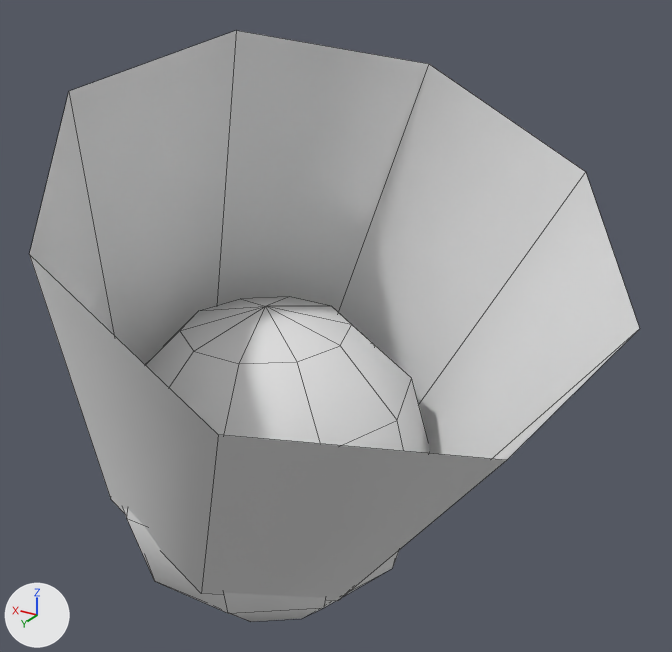
A saved change to the FBX model unity/Assets/Art/Models/Harinezumi_Limb1U.fbx.
Both versions are drawn from a 50 mm lens placed at (-0.249, 0.428, 0.142), pointed at (0.027, -0.033, -0.089). Arrows for +X, +Y and +Z are at lower left; the lights stay in place. The older version comes first. Mesh edges are drawn as thin lines. Where no turn or scale is listed for an object, it has been applied to the vertices.

Names of what the first picture shows: 'Harinezumi_Limb1U'.
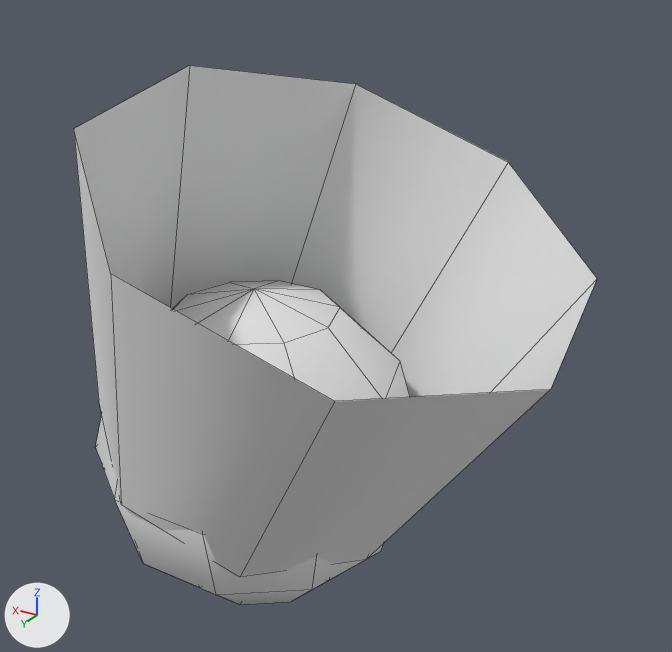
Edits to the bpy script that builds the scene:
```text
Change me_harinezumi_limb1u:
    used by ob_harinezumi_limb1u; location = (0.0, 0.0, 0.0)
    remove me_harinezumi_limb1u.from_pydata(...)  # 68 vertices, 68 faces; spans x -0.153..0.22, y -0.174..0.158, z -0.34..0.08
    add me_harinezumi_limb1u.from_pydata(...)  # 68 vertices, 68 faces; spans x -0.132..0.19, y -0.146..0.146, z -0.29..0.062
    me_harinezumi_limb1u part 1: the loose piece of 52 vertices spanning x -0.02..0.22, y -0.174..0.054, z -0.34..-0.1 is scaled about its middle by 0.917, then moved by (-0.02, 0.04, 0.04)
    me_harinezumi_limb1u part 2
    me_harinezumi_limb1u.vertices[0].co: (0.129, -0.077, 0.08) -> (0.132, -0.033, 0.062)  # pixel (236, 30) -> pixel (189, 65)
    me_harinezumi_limb1u.vertices[1].co: (0.029, -0.158, 0.056) -> (0.068, -0.126, 0.044)  # pixel (428, 63) -> pixel (355, 83)
    me_harinezumi_limb1u.vertices[2].co: (-0.087, -0.146, 0.0) -> (-0.036, -0.146, 0.0)  # pixel (585, 171) -> pixel (508, 162)
    me_harinezumi_limb1u.vertices[3].co: (-0.153, -0.048, -0.056) -> (-0.119, -0.08, -0.044)  # pixel (639, 328) -> pixel (597, 278)
    me_harinezumi_limb1u.vertices[4].co: (-0.129, 0.077, -0.08) -> (-0.132, 0.033, -0.062)  # pixel (506, 460) -> pixel (550, 389)
    me_harinezumi_limb1u.vertices[5].co: (-0.029, 0.158, -0.056) -> (-0.068, 0.126, -0.044)  # pixel (218, 434) -> pixel (334, 401)
    me_harinezumi_limb1u.vertices[6].co: (0.087, 0.146, 0.0) -> (0.036, 0.146, 0.0)  # pixel (29, 254) -> pixel (110, 273)
    me_harinezumi_limb1u.vertices[7].co: (0.153, 0.048, 0.056) -> (0.119, 0.08, 0.044)  # pixel (68, 91) -> pixel (73, 128)
    me_harinezumi_limb1u.vertices[8].co: (0.191, -0.115, -0.164) -> (0.177, -0.044, -0.134)
    me_harinezumi_limb1u.vertices[9].co: (0.121, -0.171, -0.18) -> (0.13, -0.113, -0.148)
    me_harinezumi_limb1u.vertices[10].co: (0.038, -0.163, -0.22) -> (0.053, -0.127, -0.18)
    me_harinezumi_limb1u.vertices[11].co: (-0.008, -0.094, -0.26) -> (-0.007, -0.078, -0.212)
    me_harinezumi_limb1u.vertices[12].co: (0.009, -0.005, -0.276) -> (-0.017, 0.004, -0.226)  # pixel (337, 601) -> pixel (365, 559)
    me_harinezumi_limb1u.vertices[13].co: (0.079, 0.051, -0.26) -> (0.03, 0.073, -0.212)  # pixel (201, 593) -> pixel (239, 577)
    me_harinezumi_limb1u.vertices[14].co: (0.162, 0.043, -0.22) -> (0.107, 0.087, -0.18)  # pixel (110, 499) -> pixel (121, 504)
    me_harinezumi_limb1u.vertices[15].co: (0.208, -0.026, -0.18) -> (0.167, 0.038, -0.148)  # not seen -> pixel (98, 400)
```

What differs and where, as boxes (x1, y1, x2, y2) in the pictures (672 x 652 px; the box of a moved part takes in the faces that stretch with it):
'Harinezumi_Limb1U', reshaped (14% narrower, 9% shorter)
    before: (29, 30, 640, 622)
    after: (74, 66, 597, 604)
part 1 of me_harinezumi_limb1u, moved or reshaped
    before: (123, 297, 429, 622)
    after: (95, 281, 410, 604)
part 2 of me_harinezumi_limb1u, moved or reshaped
    before: (29, 30, 640, 601)
    after: (74, 66, 597, 577)
